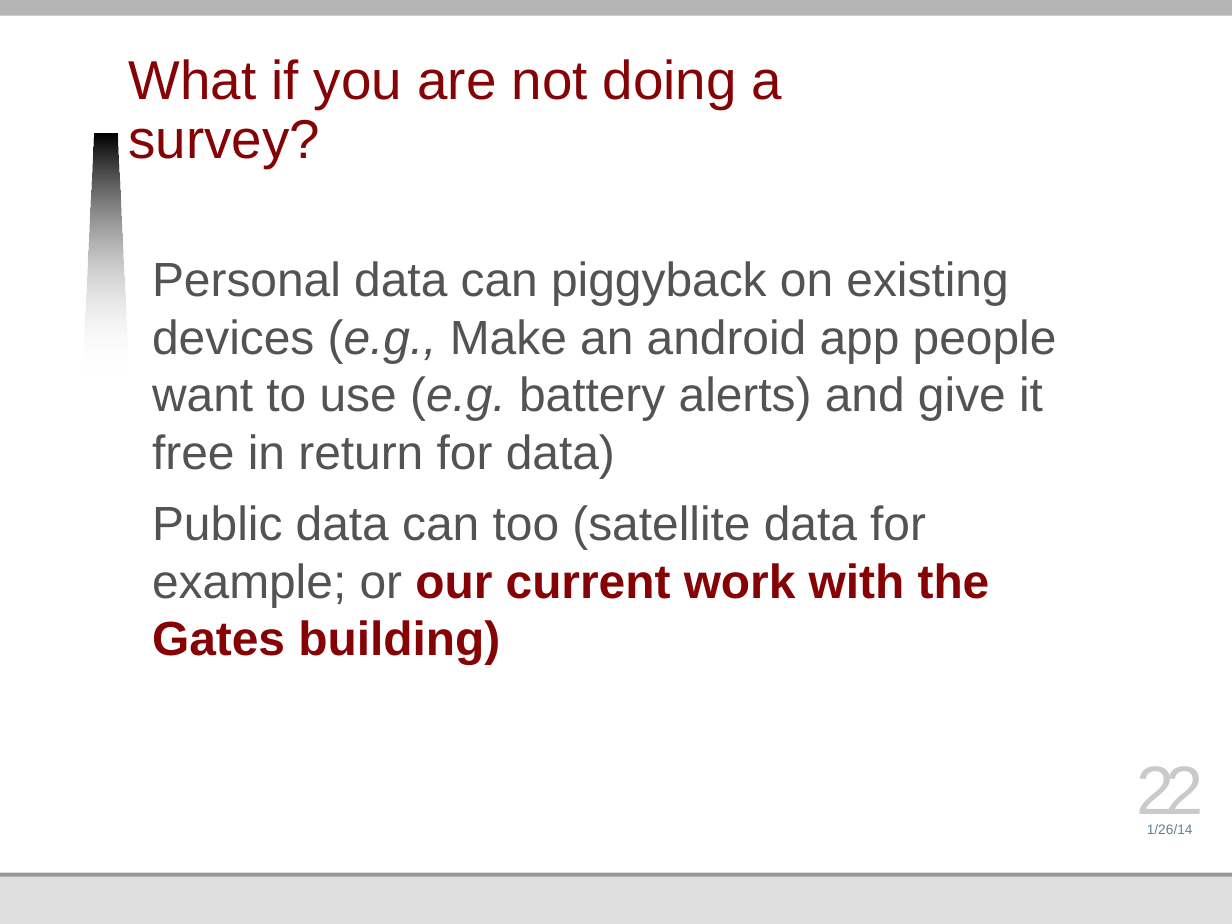
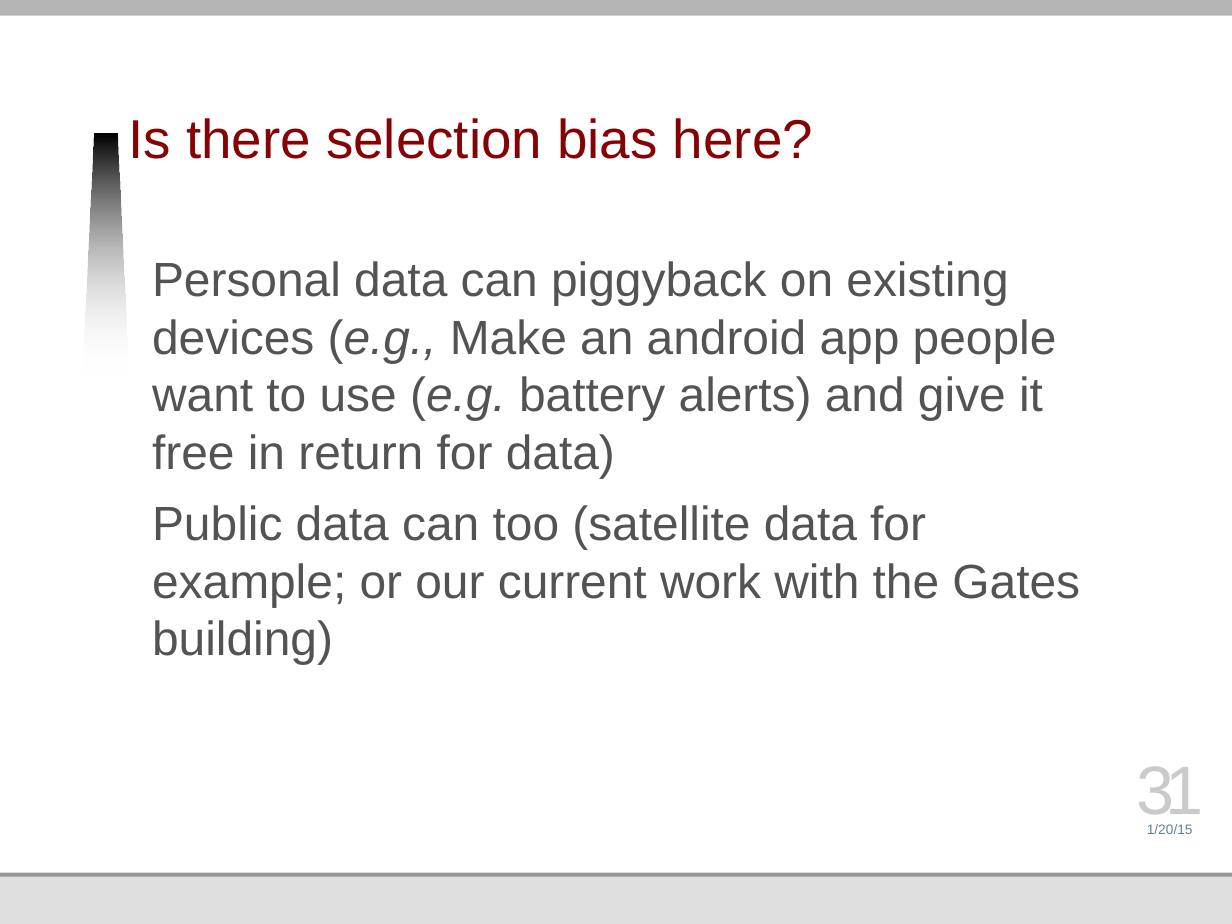
Before and after one commit to jmankoff/data, a slide deck: slide 31 of Lectures/4 Acquiring.pptx (slide 22 before the commit). Drawn at 1232x924 pixels with LibreOffice and Linux fonts; fonts in the diff are those of the drawing; background and template pictures are left out. Boxes give left, top, right and bottom in pixels: in the first picture for what was removed or moved away, otherwise in the second. Text is boxed around its words. In the diff, an @@ line names an element or a change of style, - is before the commit and + after.

```diff
--- a/Lectures/4 Acquiring.pptx
+++ b/Lectures/4 Acquiring.pptx
@@ title at [129,118,813,159]: text changed @@
-What if you are not doing a survey?
+Is there selection bias here?
@@ text at [152,505,1080,664]: text colour #850205 to #535353, bold off in "our current work with the Gates building)" @@
@@ page number at [1136,766,1204,827]: text changed @@
-22
+31
@@ text at [1147,824,1193,834]: text changed @@
-1/26/14
+1/20/15
```
Also in this commit, not shown: 14 other slides changed, 12 slides added, 17 slides removed, 27 other files.
